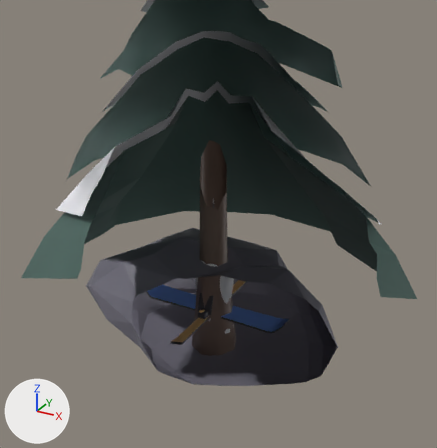
An edit to the glTF model offpiste.glb, drawn before and after from the same camera.
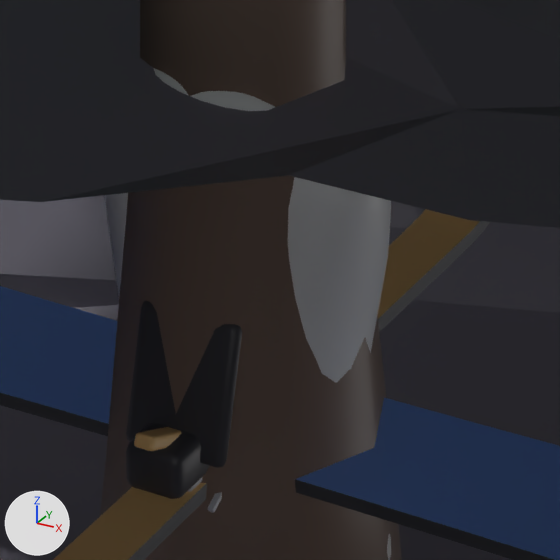
Each version is shown from a 50 mm camera at (2.544, -4.53, 3.219) aimed at (-0.021, 0.134, 0.888), then close up on the part from 41% to 59% of the width and 56% to 73% of the height. Arrows for +X, +Y and +Z are at lower left; the lights stay in place. The first two pictures are the older version. Everything nearer to the camera than a plane just in front of the edit is cut away. Vertices at exactly the same position are counted once.

Objects in the first close-up: 'bind', 'board', 'rock', 'ski', 'torso', 'torsoFP', 'treeTrunk'.
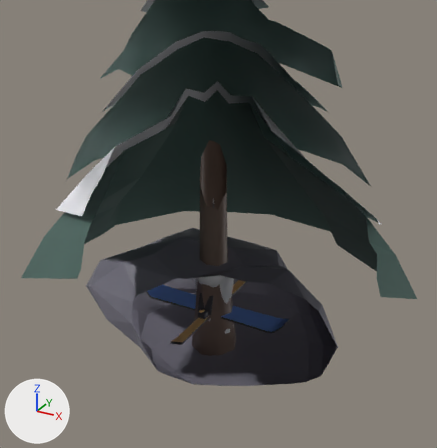
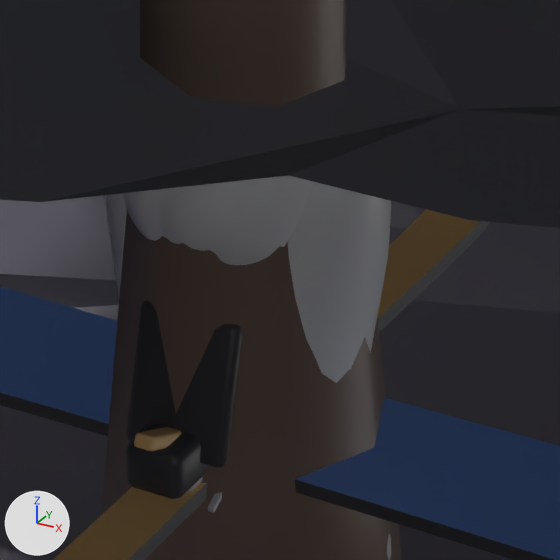
Where the change shows, as pixel boxes (x1, y1, x2, y2) in the close-ups (560 x 560 px):
'torsoFP', reshaped: before (153, 68, 275, 111); after (122, 175, 314, 265)
part 1 of me_torsofp, rebuilt (not visible afterwards): before (153, 68, 275, 111)
part 2 of me_torsofp, added: after (122, 175, 314, 265)

The change, as a list of edits to the scene's bpy script:
```text
Change me_torsofp:
    used by ob_torsofp; location = (0.0, 0.0, 0.0)
    remove me_torsofp.from_pydata(...)  # 257 vertices, 483 faces; spans x -0.13..0.13, y -0.161..0.093, z 0.465..0.625
    add me_torsofp.from_pydata(...)  # 1073 vertices, 2028 faces; spans x -0.169..0.169, y -0.172..0.093, z 0.32..0.625
    me_torsofp part 1: the loose piece of 169 vertices spanning x -0.13..0.13, y -0.161..-0.039, z 0.465..0.605 is rebuilt with 492 vertices and now spans x -0.14..0.141, y -0.153..0.037, z 0.506..0.58
    me_torsofp part 2: a new loose piece of 493 vertices spanning x -0.169..0.169, y -0.172..-0.036, z 0.32..0.548, in mat_jacket (white #edeff1)
```
